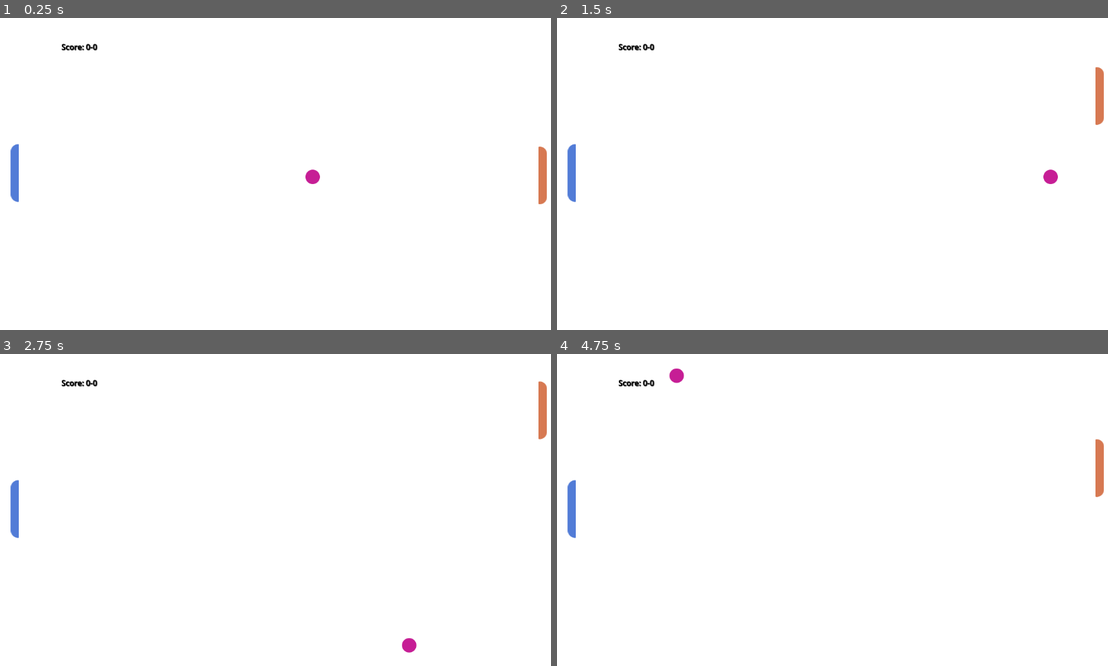
Above: before the commit, frames 1-4 (two rows, left to right).
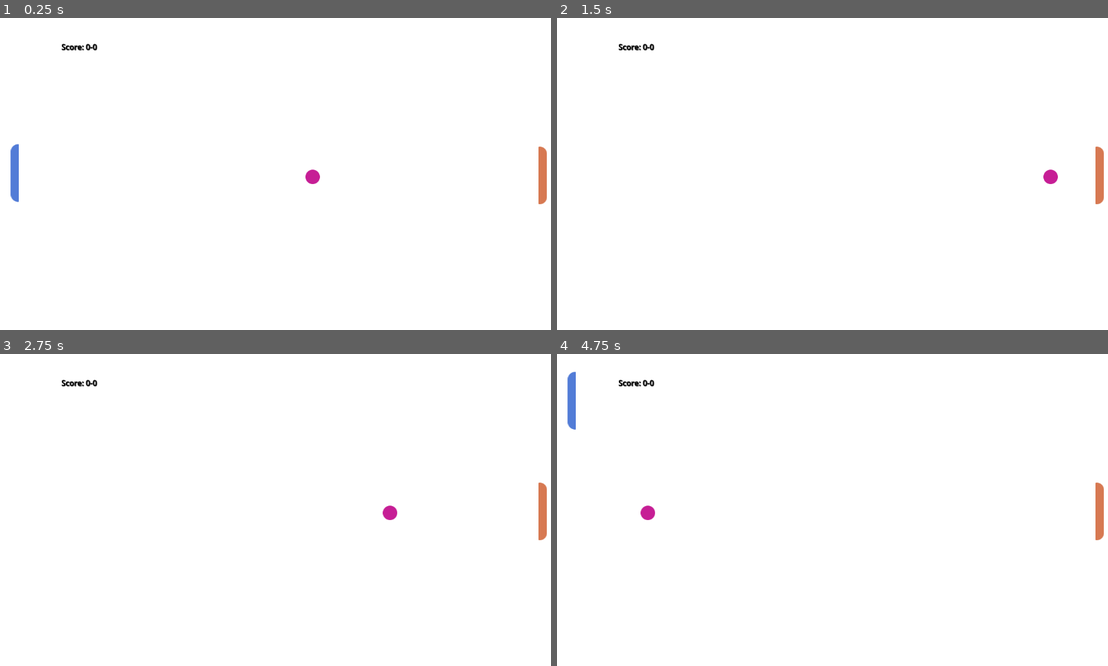
Above: after the commit, the same moments.

Repository: makroterno/pong
Game: Godot game, scene res://scenes/game.tscn
Two runs of this game, one before a commit and one after it. Both use one fixed random seed, a clock stepped at 60 frames per second and the inputs below.
Inputs:
- Up to frame 1 (0.25 s): no input
- Up to frame 2 (1.5 s): hold W (p1_up, bound only after the commit) 0.53-1.28 s; hold S (p1_down, bound only after the commit) from 1.28 s (still down)
- Up to frame 3 (2.75 s): release S (p1_down, bound only after the commit) at 2.03 s; hold W (p1_up, bound only after the commit) from 2.03 s (still down)
- Up to frame 4 (4.75 s): release W (p1_up, bound only after the commit) at 3.53 s; hold S (p1_down, bound only after the commit) from 3.53 s (still down)

The runs differ from the first frame. In frame 1, less than 0.1% of the frame differs, in the area x 13-18%, y 8-11%; in frame 2, 0.8%; in frame 3, 1.0%; in frame 4, 1.2%, in the area x 1-100%, y 4-60%.

Commit message:
optimize speeds & add sound

Diff:
--- a/ball.gd
+++ b/ball.gd
@@ -7,18 +7,20 @@
 @onready var player_1 = %Player1
 @onready var player_2 = %Player2
 @onready var scoreboard = %Scoreboard
+@onready var audio_stream_player_2d = $"../Player1/AudioStreamPlayer2D"
 
 var score_left = 0
 var score_right = 0
-# Called when the node enters the scene tree for the first time.
+# Called when the node enters the scenew tree for the first time.
 func _ready():
 	pass # Replace with function body.
 
 
 # Called every frame. 'delta' is the elapsed time since the previous frame.
 func _process(delta):
-	position.x += x_velocity * delta
-	position.y += y_velocity * delta
+
+	position.x += x_velocity * delta * x_direction
+	position.y += y_velocity * delta * x_direction
 	scoreboard.text = "Score: " + str(score_left) + "-" + str(score_right)
 
 
@@ -27,13 +29,19 @@
 	print("body entered!!")
 	print(body.name)
 	if body.name == str("Player2"):
-		x_velocity = - x_velocity
+		if x_velocity <= 600:
+			x_velocity += 10
+		audio_stream_player_2d.play()
+		x_direction = -1
 		if player_2.velocity.y != 0:
 			y_velocity = player_2.velocity.y
 	if body.name == "Player1":
+		if x_velocity <= 600:
+			x_velocity += 10
+		audio_stream_player_2d.play()
 		if player_1.velocity.y != 0:
 			y_velocity = player_1.velocity.y
-		x_velocity = - x_velocity
+		x_direction = 1
 
 
 func _on_area_entered(area):
@@ -48,9 +56,11 @@
 
 	if area.name == str("LeftWorldBoundary"):
 		print("Left hit")
-		x_velocity = - x_velocity
+		x_direction = 1
+		x_velocity = 300
 		score_right += 1
 	if area.name == "RightWorldBoundary":
 		print("Right hit")
 		score_left += 1
-		x_velocity = - x_velocity
+		x_velocity = 300
+		x_direction = -1
--- /dev/null
+++ b/default_bus_layout.tres
@@ -0,0 +1,9 @@
+[gd_resource type="AudioBusLayout" format=3 uid="uid://mtp0lwrofyll"]
+
+[resource]
+bus/1/name = &"New Bus"
+bus/1/solo = false
+bus/1/mute = false
+bus/1/bypass_fx = false
+bus/1/volume_db = 0.0
+bus/1/send = &"Master"
--- a/player_1.gd
+++ b/player_1.gd
@@ -1,7 +1,7 @@
 extends CharacterBody2D
 
 
-const SPEED = 300.0
+const SPEED = 750.0
 
 # Get the gravity from the project settings to be synced with RigidBody nodes.
 
@@ -15,6 +15,6 @@
 	if direction:
 		velocity.y = direction * SPEED
 	else:
-		velocity.y = move_toward(velocity.x, 0, SPEED)
+		velocity.y = move_toward(velocity.y, 0, SPEED)
 
 	move_and_collide(velocity * delta)
--- a/project.godot
+++ b/project.godot
@@ -19,22 +19,22 @@
 
 p1_up={
 "deadzone": 0.5,
-"events": [Object(InputEventKey,"resource_local_to_scene":fa …(140 unchanged characters)… d":false,"keycode":0,"physical_keycode":4194320,"key_label":0,"unicode":0,"echo":false,"script":null)
+"events": [Object(InputEventKey,"resource_local_to_scene":fa …(140 unchanged characters)… d":false,"keycode":0,"physical_keycode":87,"key_label":0,"unicode":119,"echo":false,"script":null)
 ]
 }
 p1_down={
 "deadzone": 0.5,
-"events": [Object(InputEventKey,"resource_local_to_scene":fa …(140 unchanged characters)… d":false,"keycode":0,"physical_keycode":4194322,"key_label":0,"unicode":0,"echo":false,"script":null)
+"events": [Object(InputEventKey,"resource_local_to_scene":fa …(140 unchanged characters)… d":false,"keycode":0,"physical_keycode":83,"key_label":0,"unicode":115,"echo":false,"script":null)
 ]
 }
 p2_up={
 "deadzone": 0.5,
-"events": [Object(InputEventKey,"resource_local_to_scene":fa …(140 unchanged characters)… d":false,"keycode":0,"physical_keycode":87,"key_label":0,"unicode":119,"echo":false,"script":null)
+"events": [Object(InputEventKey,"resource_local_to_scene":fa …(140 unchanged characters)… d":false,"keycode":0,"physical_keycode":4194320,"key_label":0,"unicode":0,"echo":false,"script":null)
 ]
 }
 p2_down={
 "deadzone": 0.5,
-"events": [Object(InputEventKey,"resource_local_to_scene":fa …(140 unchanged characters)… d":false,"keycode":0,"physical_keycode":83,"key_label":0,"unicode":115,"echo":false,"script":null)
+"events": [Object(InputEventKey,"resource_local_to_scene":fa …(140 unchanged characters)… d":false,"keycode":0,"physical_keycode":4194322,"key_label":0,"unicode":0,"echo":false,"script":null)
 ]
 }
 
--- a/scenes/game.tscn
+++ b/scenes/game.tscn
@@ -1,10 +1,12 @@
-[gd_scene load_steps=10 format=3 uid="uid://bbsn0w6lkdmav"]
+[gd_scene load_steps=12 format=3 uid="uid://bbsn0w6lkdmav"]
 
 [ext_resource type="PackedScene" uid="uid://dohrry3qqjt2u" path="res://scenes/ball.tscn" id="2_b775n"]
 [ext_resource type="PackedScene" uid="uid://dann5wvlnqv6p" path="res://scenes/player_1.tscn" id="3_cjmls"]
 [ext_resource type="Script" path="res://player_1.gd" id="4_6ob5r"]
 [ext_resource type="PackedScene" uid="uid://b35t86koauf8g" path="res://scenes/player_2.tscn" id="4_d261k"]
+[ext_resource type="AudioStream" uid="uid://d1b110ylcwice" path="res://assets/8-Bit Hit Sound Effect-[AudioTrimmer.com].mp3" id="4_gko7i"]
 [ext_resource type="Script" path="res://scripts/player_2.gd" id="5_03an0"]
+[ext_resource type="Script" path="res://scripts/BottomWorldBoundary.gd" id="7_kjxh8"]
 
 [sub_resource type="RectangleShape2D" id="RectangleShape2D_fonul"]
 size = Vector2(1136.5, 20)
@@ -26,7 +28,7 @@
 offset_top = 48.0
 offset_right = 364.0
 offset_bottom = 82.0
-scale = Vector2(0.992576, 1)
+scale = Vector2(0.988036, 1)
 theme_override_colors/font_color = Color(0, 0, 0, 1)
 theme_override_colors/font_shadow_color = Color(0, 0, 0, 1)
 theme_override_colors/font_outline_color = Color(0, 0, 0, 1)
@@ -41,12 +43,17 @@
 position = Vector2(31, 322)
 script = ExtResource("4_6ob5r")
 
+[node name="AudioStreamPlayer2D" type="AudioStreamPlayer2D" parent="Player1"]
+position = Vector2(-31, -322)
+stream = ExtResource("4_gko7i")
+
 [node name="Player2" parent="." instance=ExtResource("4_d261k")]
 unique_name_in_owner = true
 position = Vector2(1125, 327)
 script = ExtResource("5_03an0")
 
 [node name="BottomWorldBoundary" type="Area2D" parent="."]
+script = ExtResource("7_kjxh8")
 
 [node name="CollisionShape2D" type="CollisionShape2D" parent="BottomWorldBoundary"]
 position = Vector2(572.75, 643)
@@ -69,3 +76,6 @@
 [node name="CollisionShape2D" type="CollisionShape2D" parent="RightWorldBoundary"]
 position = Vector2(1156, 319)
 shape = SubResource("RectangleShape2D_4qvht")
+
+[connection signal="body_entered" from="BottomWorldBoundary" to="Ball" method="_on_bottom_world_boundary_body_entered"]
+[connection signal="body_entered" from="BottomWorldBoundary" to="BottomWorldBoundary" method="_on_body_entered"]
--- a/scenes/player_1.tscn
+++ b/scenes/player_1.tscn
@@ -6,6 +6,9 @@
 size = Vector2(8, 118)
 
 [node name="Player1" type="CharacterBody2D"]
+motion_mode = 1
+platform_on_leave = 1
+platform_wall_layers = 51
 
 [node name="Sprite2D" type="Sprite2D" parent="."]
 texture = ExtResource("1_f6p2n")
--- /dev/null
+++ b/scripts/BottomWorldBoundary.gd
@@ -0,0 +1,17 @@
+extends Area2D
+
+
+# Called when the node enters the scene tree for the first time.
+func _ready():
+	pass # Replace with function body.
+
+
+# Called every frame. 'delta' is the elapsed time since the previous frame.
+func _process(delta):
+	pass
+
+
+func _on_body_entered(body):
+	print("body entered")
+	print(body.velocity)
+	body.velocity.y = 0
--- a/scripts/player_2.gd
+++ b/scripts/player_2.gd
@@ -1,7 +1,7 @@
 extends CharacterBody2D
 
 
-const SPEED = 300.0
+const SPEED = 750.0
 
 func _physics_process(delta):
 
Not shown, added: assets/8-Bit Hit Sound Effect-[AudioTrimmer.com].mp3.import
Not shown, added: assets/8-Bit Hit Sound Effect.mp3.import
Not shown, added: assets/8-Bit Hit Sound Effect-[AudioTrimmer.com].mp3
Not shown, added: assets/8-Bit Hit Sound Effect.mp3
Not shown, added: scenes/bal912F.tmp
